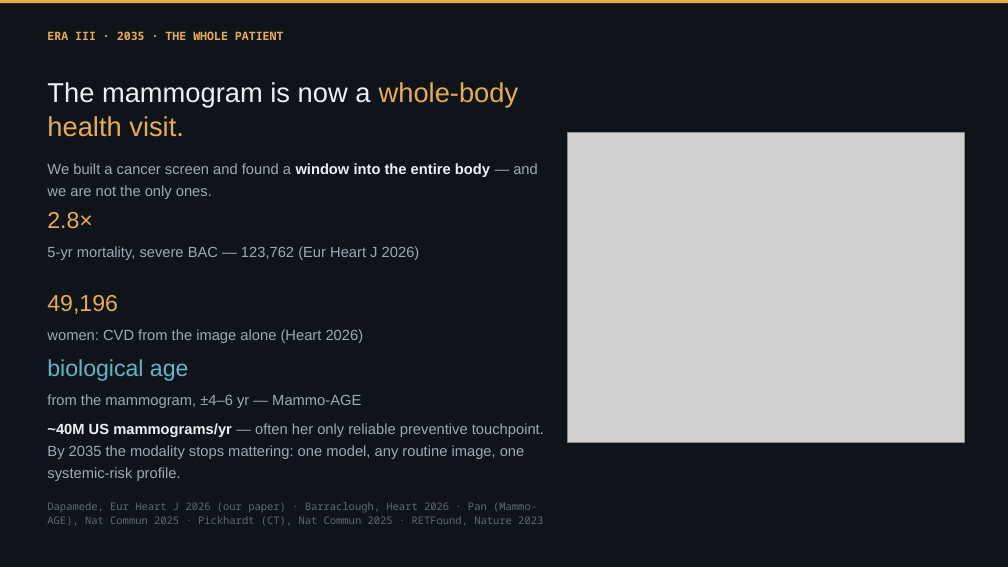
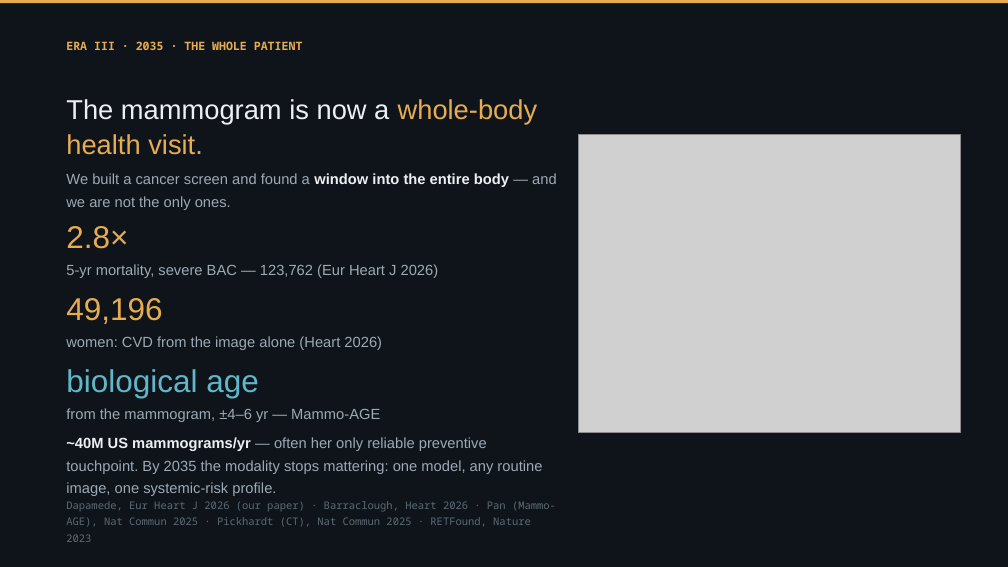
Before and after one commit to Emory-HITI/Mammo, a slide deck: slide 44 of keynote-iwbi-2026/pptx/IWBI2026_Trivedi_FULL_keynote.pptx. Drawn at 1008x567 pixels with LibreOffice and Linux fonts; fonts in the diff are those of the drawing; grey boxes stand for pictures. Boxes give left, top, right and bottom in pixels: in the first picture for what was removed or moved away, otherwise in the second. Text is boxed around its words. In the diff, an @@ line names an element or a change of style, - is before the commit and + after.

```diff
--- a/keynote-iwbi-2026/pptx/IWBI2026_Trivedi_FULL_keynote.pptx
+++ b/keynote-iwbi-2026/pptx/IWBI2026_Trivedi_FULL_keynote.pptx
@@ text "ERA III · 2035 · ...": place and size @@
-text "ERA III · 2035 · ..." at <box>47,31,284,40</box>
+text "ERA III · 2035 · ..." at <box>66,41,303,50</box>
@@ text "ERA III · 2035 · ..." at <box>66,41,303,50</box>: line spacing 1.14 to 1.28 @@
@@ text "The mammogram is now a ...": place and size @@
-text "The mammogram is now a ..." at <box>47,82,519,137</box>
+text "The mammogram is now a ..." at <box>66,99,538,155</box>
@@ picture: place and size @@
-picture at <box>567,132,964,442</box>
+picture at <box>578,135,960,433</box>
@@ text "We built a cancer screen ...": place and size @@
-text "We built a cancer screen ..." at <box>47,163,538,199</box>
+text "We built a cancer screen ..." at <box>66,173,557,210</box>
@@ size 22 to 30 pt; line spacing 1.14 to 1.12 in 3 elements at <box>66,298,162,324</box>, <box>66,369,259,398</box>, <box>66,226,128,249</box> @@
@@ text "2.8×": place and size @@
-text "2.8×" at <box>47,212,92,229</box>
+text "2.8×" at <box>66,226,128,249</box>
@@ text "5-yr mortality, severe BAC — ...": place and size @@
-text "5-yr mortality, severe BAC — ..." at <box>47,246,420,260</box>
+text "5-yr mortality, severe BAC — ..." at <box>66,264,439,278</box>
@@ text "49,196": place and size @@
-text "49,196" at <box>47,295,117,314</box>
+text "49,196" at <box>66,298,162,324</box>
@@ text "women: CVD from the image ...": place and size @@
-text "women: CVD from the image ..." at <box>47,329,364,343</box>
+text "women: CVD from the image ..." at <box>66,336,382,350</box>
@@ text "biological age": place and size @@
-text "biological age" at <box>47,359,188,381</box>
+text "biological age" at <box>66,369,259,398</box>
@@ line spacing 1.25 to 1.28 in 5 elements at <box>66,336,382,350</box>, <box>66,437,542,496</box>, <box>66,173,557,210</box>, <box>66,264,439,278</box>, <box>66,408,380,422</box> @@
@@ text "from the mammogram, ±4–6 yr ...": place and size @@
-text "from the mammogram, ±4–6 yr ..." at <box>47,394,361,408</box>
+text "from the mammogram, ±4–6 yr ..." at <box>66,408,380,422</box>
@@ text "~40M US mammograms/yr — often ...": place and size @@
-text "~40M US mammograms/yr — often ..." at <box>47,423,544,481</box>
+text "~40M US mammograms/yr — often ..." at <box>66,437,542,496</box>
@@ text "Dapamede, Eur Heart J 2026 ...": place and size @@
-text "Dapamede, Eur Heart J 2026 ..." at <box>47,502,543,526</box>
+text "Dapamede, Eur Heart J 2026 ..." at <box>66,501,556,542</box>
@@ text "Dapamede, Eur Heart J 2026 ..." at <box>66,501,556,542</box>: line spacing 1.14 to 1.3 @@
```
Also in this commit, not shown: 57 other slides changed, 1 slide added, 1 slide removed, 14 other files.
